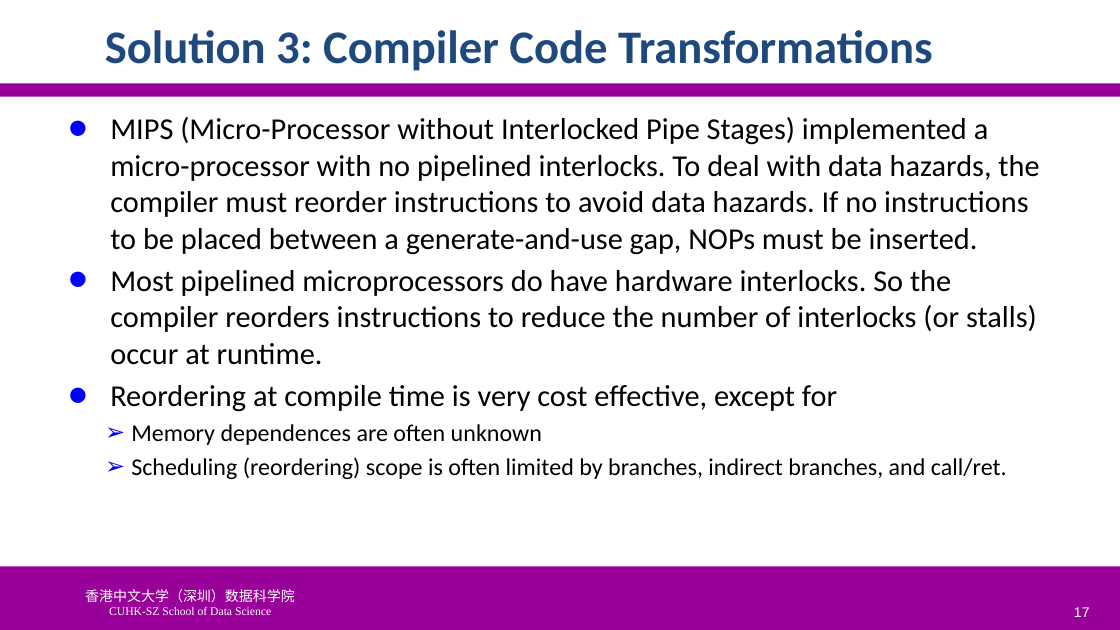
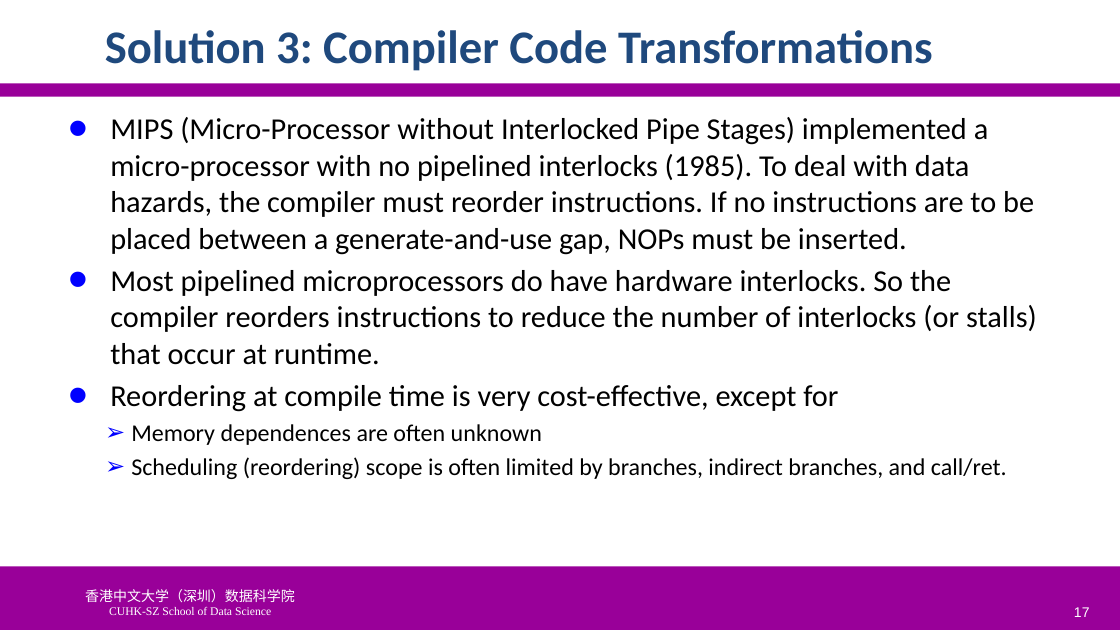
Before and after one commit to SUNCHAOYI923/CMU_CSAPP, a slide deck: slide 17 of slide/CA3060-4-Hazards.pptx. Drawn at 1120x630 pixels with LibreOffice and Linux fonts; fonts in the diff are those of the drawing; background and template pictures are left out. Boxes give left, top, right and bottom in pixels: in the first picture for what was removed or moved away, otherwise in the second. Text is boxed around its words. In the diff, an @@ line names an element or a change of style, - is before the commit and + after.

```diff
--- a/slide/CA3060-4-Hazards.pptx
+++ b/slide/CA3060-4-Hazards.pptx
@@ text at box(110, 117, 1037, 412): text changed @@
-• MIPS (Micro-Processor without Interlocked Pipe Stages) implemented a micro-processor with no pipelined interlocks. To deal with data hazards, the compiler must reorder instructions to avoid data hazards. If no instructions to be placed between a generate-and-use gap, NOPs must be inserted.
-• Most pipelined microprocessors do have hardware interlocks. So the compiler reorders instructions to reduce the number of interlocks (or stalls) occur at runtime.
-• Reordering at compile time is very cost effective, except for
+• MIPS (Micro-Processor without Interlocked Pipe Stages) implemented a micro-processor with no pipelined interlocks (1985). To deal with data hazards, the compiler must reorder instructions. If no instructions are to be placed between a generate-and-use gap, NOPs must be inserted.
+• Most pipelined microprocessors do have hardware interlocks. So the compiler reorders instructions to reduce the number of interlocks (or stalls) that occur at runtime.
+• Reordering at compile time is very cost-effective, except for
```
Also in this commit, not shown: 7 other slides changed, 18 slides added, 5 slides removed, 5 other files.
